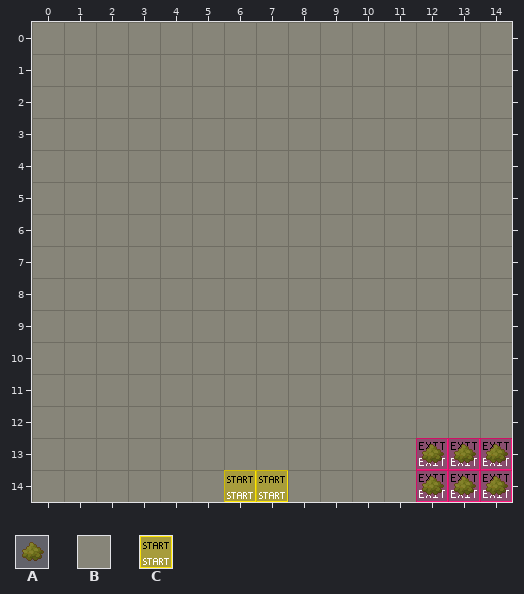
Level history. Tiled map (JSON): new.tmj. That is the earlier state.
Cells are 32x32 px. Shown: x 0..14, y 0..14.
Key: from "TX Plant": A 97; from "TX Tileset Stone Ground": B 9; from "WA_Special_Zones": C 1.
_ is an empty cell.
Layers that did not change in this view are not listed.
Layer "Tile Layer 1" before, first column x 0:
 0 BBBBBBBBBBBBBBB
 1 BBBBBBBBBBBBBBB
 2 BBBBBBBBBBBBBBB
 3 BBBBBBBBBBBBBBB
 4 BBBBBBBBBBBBBBB
 5 BBBBBBBBBBBBBBB
 6 BBBBBBBBBBBBBBB
 7 BBBBBBBBBBBBBBB
 8 BBBBBBBBBBBBBBB
 9 BBBBBBBBBBBBBBB
10 BBBBBBBBBBBBBBB
11 BBBBBBBBBBBBBBB
12 BBBBBBBBBBBBBBB
13 BBBBBBBBBBBBAAA
14 BBBBBBCCBBBBAAA
And afterwards:
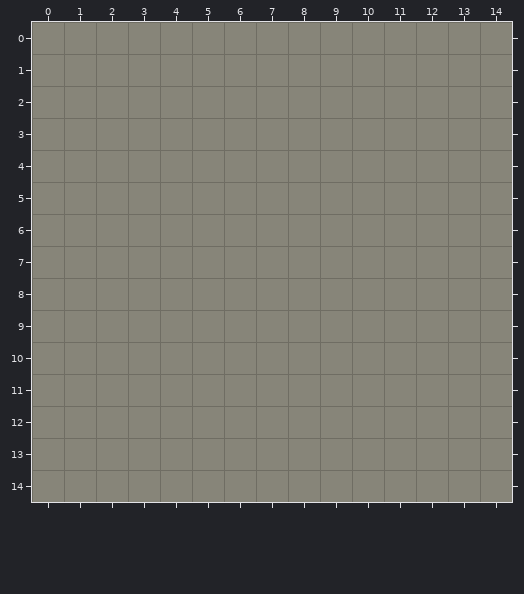
See-through tiles are keyed as they look on the map.
Difference:
Changed rows in their new state; . is an unchanged cell.
Layer "Tile Layer 1":
first column x 6:
13 ......BBB
14 BB....BBB
Layer "enter" (removed):
first column x 6:
14 __
Boxes around the changes in both pictures, in picture pixels (x1, y1, x2, y2):
changed: (416, 438, 512, 502)
changed: (224, 470, 288, 502)
